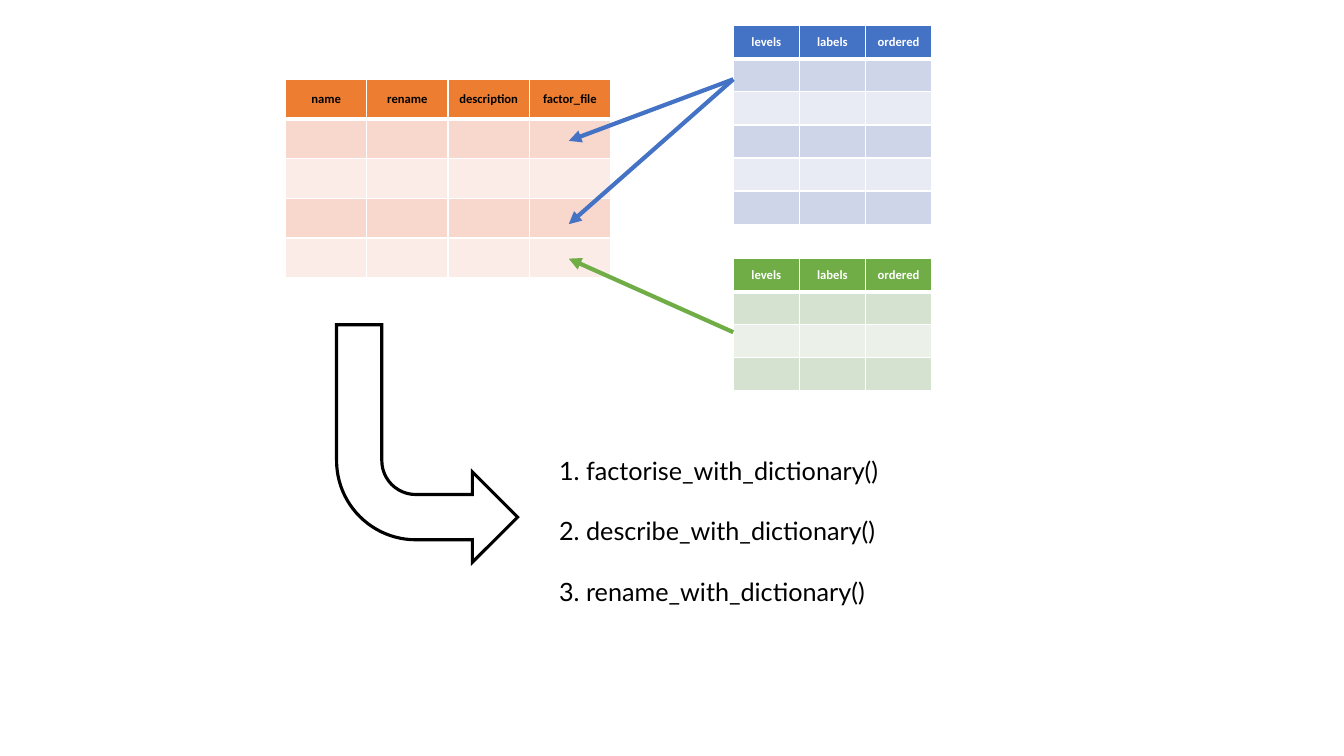
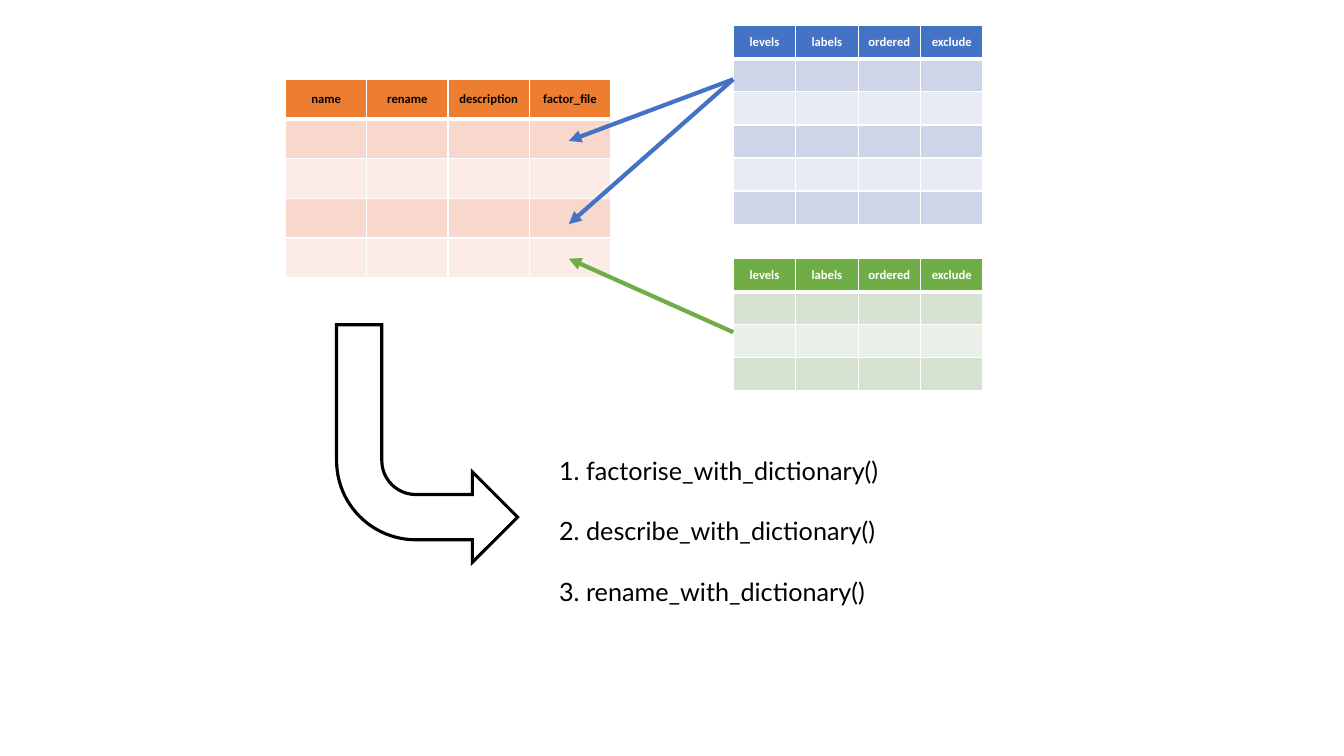
Before and after one commit to DesiQuintans/tsv2label, a slide deck: slide 1 of data-raw/Presentation1.pptx. Drawn at 1344x756 pixels with LibreOffice and Linux fonts; fonts in the diff are those of the drawing. Boxes give left, top, right and bottom in pixels: in the first picture for what was removed or moved away, otherwise in the second. Text is boxed around its words. In the diff, an @@ line names an element or a change of style, - is before the commit and + after.

Commit message:
Add 'exclude' cols to diagram

```diff
--- a/data-raw/Presentation1.pptx
+++ b/data-raw/Presentation1.pptx
@@ table at [733,26,983,225] @@
+column 4: exclude |  |  |  |  | 
@@ table: place and size @@
-table at [733,26,933,225]
+table at [733,26,983,225]
@@ table at [733,259,983,391] @@
+column 4: exclude |  |  | 
@@ table: place and size @@
-table at [733,259,933,391]
+table at [733,259,983,391]
```
Also in this commit, not shown: 1 other file.
